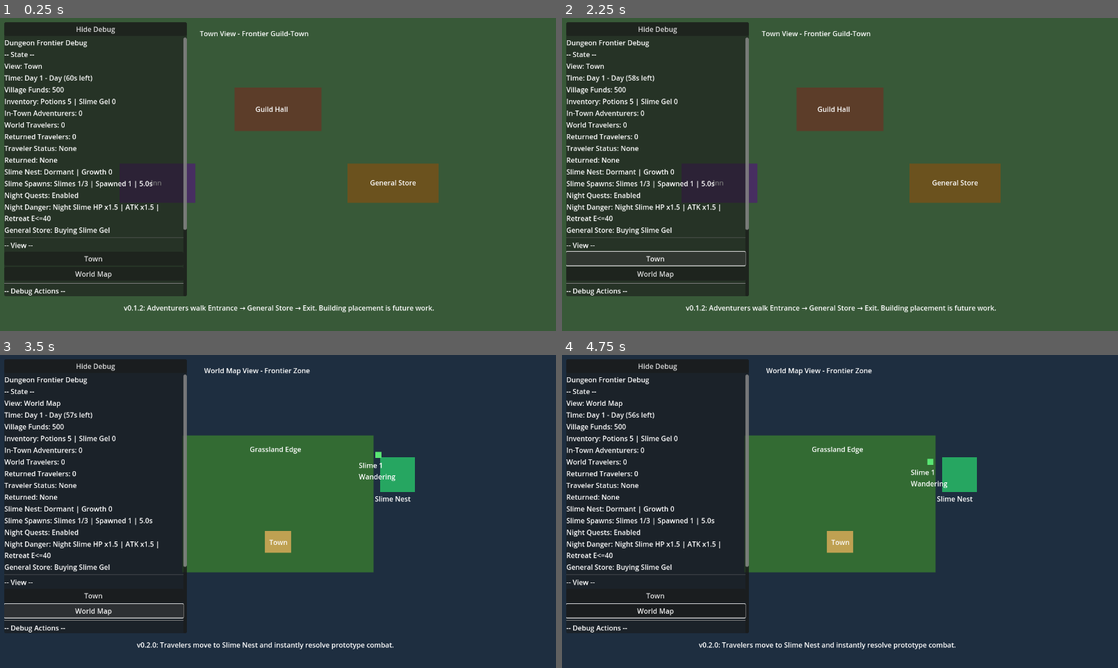
Above: before the commit, frames 1-4 (two rows, left to right).
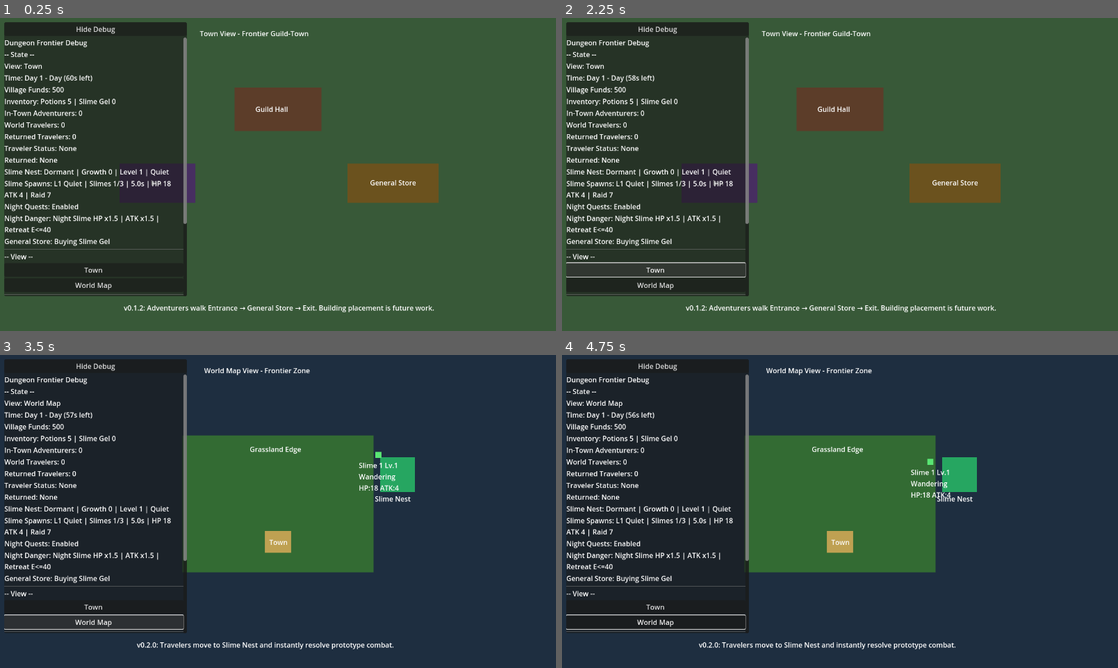
Above: after the commit, the same moments.

Repository: Caithis/AdventureVillage
Game: Godot game, scene res://scenes/main/Main.tscn
Two runs of this game, one before a commit and one after it. Both use one fixed random seed, a clock stepped at 60 frames per second and the inputs below.
Inputs:
- Up to frame 1 (0.25 s): no input
- Up to frame 2 (2.25 s): click "Hide Debug" at 0.5 s; click "Show Debug" at 1.25 s; click "Town" at 2 s
- Up to frame 3 (3.5 s): click "World Map" at 2.75 s
- Up to frame 4 (4.75 s): click "Spawn Adventurer" at 3.5 s; click "Add 25 Money" at 4.25 s

The runs differ from the first frame. In frame 1, 2.0% of the frame differs, in the area x 0-34%, y 48-89%; in frame 2, 2.5%; in frame 3, 2.6%, in the area x 0-72%, y 34-89%; in frame 4, 2.6%.

Commit message:
feat: add v0.3.4 slime nest growth pressure
Signed-off-by: Caithis <Bircameron20@gmail.com>

Diff:
--- a/godot_project/scripts/autoload/GameState.gd
+++ b/godot_project/scripts/autoload/GameState.gd
@@ -19,15 +19,26 @@
 const SLIME_GEL_SELL_VALUE := 5
 
 const SLIME_NEST_BASE_MAX_ACTIVE_SLIMES := 3
-const SLIME_NEST_HARD_MAX_ACTIVE_SLIMES := 6
+const SLIME_NEST_HARD_MAX_ACTIVE_SLIMES := 8
 const SLIME_NEST_BASE_SPAWN_INTERVAL := 5.0
-const SLIME_NEST_MIN_SPAWN_INTERVAL := 2.0
+const SLIME_NEST_MIN_SPAWN_INTERVAL := 1.6
 const SLIME_WANDER_RADIUS := 90.0
 const SLIME_WANDER_SPEED := 22.0
 const SLIME_AGGRO_SPEED := 36.0
 const SLIME_AGGRO_RADIUS := 95.0
 const SLIME_CONTACT_DISTANCE := 15.0
 const MAX_SLIMES_TARGETING_ONE_TRAVELER := 1
+
+const SLIME_HP_GROWTH_PER_LEVEL := 3
+const SLIME_ATTACK_GROWTH_PER_TWO_LEVELS := 1
+const SLIME_GEL_REWARD_GROWTH_PER_TWO_LEVELS := 1
+const SLIME_WANDER_RADIUS_GROWTH_PER_LEVEL := 12.0
+const SLIME_AGGRO_RADIUS_GROWTH_PER_LEVEL := 8.0
+const SLIME_WANDER_SPEED_GROWTH_PER_LEVEL := 1.5
+const SLIME_AGGRO_SPEED_GROWTH_PER_LEVEL := 2.0
+const RAID_PRESSURE_GROWTH_WEIGHT := 5
+const RAID_PRESSURE_ACTIVE_SLIME_WEIGHT := 3
+const RAID_PRESSURE_LEVEL_WEIGHT := 4
 const SLIME_DEFEAT_DISPLAY_SECONDS := 1.0
 
 const VISIBLE_COMBAT_CONTACT_DELAY := 0.85
@@ -256,18 +267,68 @@
 			count += 1
 	return count
 
+func get_slime_nest_level() -> int:
+	return maxi(1, 1 + floori(float(slime_nest_growth) / 2.0))
+
 func get_slime_nest_max_active_slimes() -> int:
-	return mini(SLIME_NEST_BASE_MAX_ACTIVE_SLIMES + slime_nest_growth, SLIME_NEST_HARD_MAX_ACTIVE_SLIMES)
+	var level: int = get_slime_nest_level()
+	var growth_bonus: int = floori(float(slime_nest_growth) / 3.0)
+	return mini(SLIME_NEST_HARD_MAX_ACTIVE_SLIMES, maxi(3, SLIME_NEST_BASE_MAX_ACTIVE_SLIMES + level - 1 + growth_bonus))
 
 func get_slime_spawn_interval() -> float:
-	return maxf(SLIME_NEST_MIN_SPAWN_INTERVAL, SLIME_NEST_BASE_SPAWN_INTERVAL - float(slime_nest_growth) * 0.4)
+	var level: int = get_slime_nest_level()
+	var growth_pressure: float = float(slime_nest_growth) * 0.35
+	var level_pressure: float = float(level - 1) * 0.25
+	return maxf(SLIME_NEST_MIN_SPAWN_INTERVAL, SLIME_NEST_BASE_SPAWN_INTERVAL - growth_pressure - level_pressure)
+
+func get_current_slime_max_hp() -> int:
+	return SLIME_MAX_HP + (get_slime_nest_level() - 1) * SLIME_HP_GROWTH_PER_LEVEL
+
+func get_current_slime_attack() -> int:
+	return SLIME_ATTACK + floori(float(get_slime_nest_level() - 1) / 2.0) * SLIME_ATTACK_GROWTH_PER_TWO_LEVELS
+
+func get_current_slime_gel_reward() -> int:
+	return SLIME_GEL_REWARD + floori(float(get_slime_nest_level() - 1) / 2.0) * SLIME_GEL_REWARD_GROWTH_PER_TWO_LEVELS
+
+func get_current_slime_wander_radius() -> float:
+	return SLIME_WANDER_RADIUS + float(get_slime_nest_level() - 1) * SLIME_WANDER_RADIUS_GROWTH_PER_LEVEL
+
+func get_current_slime_aggro_radius() -> float:
+	return SLIME_AGGRO_RADIUS + float(get_slime_nest_level() - 1) * SLIME_AGGRO_RADIUS_GROWTH_PER_LEVEL
+
+func get_current_slime_wander_speed() -> float:
+	return SLIME_WANDER_SPEED + float(get_slime_nest_level() - 1) * SLIME_WANDER_SPEED_GROWTH_PER_LEVEL
+
+func get_current_slime_aggro_speed() -> float:
+	return SLIME_AGGRO_SPEED + float(get_slime_nest_level() - 1) * SLIME_AGGRO_SPEED_GROWTH_PER_LEVEL
+
+func get_raid_pressure_score() -> int:
+	return slime_nest_growth * RAID_PRESSURE_GROWTH_WEIGHT + get_world_slime_count() * RAID_PRESSURE_ACTIVE_SLIME_WEIGHT + get_slime_nest_level() * RAID_PRESSURE_LEVEL_WEIGHT
+
+func get_raid_pressure_state() -> String:
+	var pressure: int = get_raid_pressure_score()
+
+	if pressure < 20:
+		return "Quiet"
+
+	if pressure < 40:
+		return "Watch"
+
+	if pressure < 65:
+		return "High"
+
+	return "Raid Risk"
 
 func get_slime_spawn_summary() -> String:
-	return "Slimes %d/%d | Spawned %d | %.1fs" % [
+	return "L%d %s | Slimes %d/%d | %.1fs | HP %d ATK %d | Raid %d" % [
+		get_slime_nest_level(),
+		get_raid_pressure_state(),
 		get_world_slime_count(),
 		get_slime_nest_max_active_slimes(),
-		maxi(next_world_slime_id - 1, 0),
-		get_slime_spawn_interval()
+		get_slime_spawn_interval(),
+		get_current_slime_max_hp(),
+		get_current_slime_attack(),
+		get_raid_pressure_score()
 	]
 
 func claim_unclaimed_returned_travelers() -> Array[Dictionary]:
@@ -402,7 +463,7 @@
 					changed = true
 				else:
 					var traveler_position: Vector2 = traveler.get("world_position", TOWN_WORLD_POSITION)
-					var moved_aggro: bool = _move_slime_toward_position(slime, traveler_position, SLIME_AGGRO_SPEED, delta)
+					var moved_aggro: bool = _move_slime_toward_position(slime, traveler_position, get_current_slime_aggro_speed(), delta)
 					changed = moved_aggro or changed
 
 					if _slime_reached_position(slime, traveler_position, SLIME_CONTACT_DISTANCE):
@@ -422,6 +483,9 @@
 	var slime: Dictionary = {
 		"id": next_world_slime_id,
 		"display_name": "Slime %d" % next_world_slime_id,
+		"level": get_slime_nest_level(),
+		"max_hp": get_current_slime_max_hp(),
+		"attack": get_current_slime_attack(),
 		"status": "Wandering",
 		"world_position": spawn_position,
 		"target_position": _get_random_slime_wander_position(),
@@ -438,12 +502,12 @@
 
 func _get_random_slime_wander_position() -> Vector2:
 	var angle: float = randf_range(0.0, TAU)
-	var distance: float = randf_range(20.0, SLIME_WANDER_RADIUS)
+	var distance: float = randf_range(20.0, get_current_slime_wander_radius())
 	return SLIME_NEST_WORLD_POSITION + Vector2(cos(angle), sin(angle)) * distance
 
 func _move_slime_toward_wander_target(slime: Dictionary, delta: float) -> bool:
 	var target_position: Vector2 = slime.get("target_position", _get_random_slime_wander_position())
-	var moved: bool = _move_slime_toward_position(slime, target_position, SLIME_WANDER_SPEED, delta)
+	var moved: bool = _move_slime_toward_position(slime, target_position, get_current_slime_wander_speed(), delta)
 
 	if _slime_reached_position(slime, target_position, 5.0):
 		slime["target_position"] = _get_random_slime_wander_position()
@@ -465,7 +529,7 @@
 func _find_aggro_target_for_slime(slime: Dictionary) -> int:
 	var slime_position: Vector2 = slime.get("world_position", SLIME_NEST_WORLD_POSITION)
 	var best_traveler_id: int = -1
-	var best_distance: float = SLIME_AGGRO_RADIUS
+	var best_distance: float = get_current_slime_aggro_radius()
 
 	for traveler in world_travelers:
 		if not _can_slime_target_traveler(traveler):
@@ -804,19 +868,20 @@
 	var adventurer_speed: float = float(traveler.get("speed", 1.0))
 	var adventurer_meter: float = 0.0
 
-	var slime_starting_hp: int = SLIME_MAX_HP
+	var slime_starting_hp: int = get_current_slime_max_hp()
 	var slime_hp: int = slime_starting_hp
-	var slime_attack: int = SLIME_ATTACK
+	var slime_attack: int = get_current_slime_attack()
 	var slime_meter: float = 0.0
 	var night_combat: bool = _is_night()
 
 	if night_combat:
-		slime_hp = ceili(float(SLIME_MAX_HP) * NIGHT_SLIME_HP_MULTIPLIER)
+		slime_hp = ceili(float(get_current_slime_max_hp()) * NIGHT_SLIME_HP_MULTIPLIER)
 		slime_starting_hp = slime_hp
-		slime_attack = ceili(float(SLIME_ATTACK) * NIGHT_SLIME_ATTACK_MULTIPLIER)
+		slime_attack = ceili(float(get_current_slime_attack()) * NIGHT_SLIME_ATTACK_MULTIPLIER)
 		traveler["last_combat_log"] = "Night combat: Slime empowered."
 
 	var inventory: Dictionary = traveler.get("inventory", {})
+	var slime_gel_reward: int = get_current_slime_gel_reward()
 	var potion_used: bool = false
 
 	var rounds: int = 0
@@ -863,7 +928,7 @@
 		source_note = " Defeated visible Slime."
 
 	if slime_hp <= 0:
-		inventory[SLIME_GEL_ID] = int(inventory.get(SLIME_GEL_ID, 0)) + SLIME_GEL_REWARD
+		inventory[SLIME_GEL_ID] = int(inventory.get(SLIME_GEL_ID, 0)) + slime_gel_reward
 		traveler["inventory"] = inventory
 		traveler["slime_kills_this_outing"] = int(traveler.get("slime_kills_this_outing", 0)) + 1
 		_mark_slime_defeated(slime_id)
@@ -871,7 +936,8 @@
 		if _should_traveler_return_after_victory(traveler):
 			traveler["status"] = "ReturningWithLoot"
 			traveler["target_position"] = TOWN_WORLD_POSITION
-			traveler["last_combat_log"] = "Won vs Slime. Returning with loot. Kills %d/%d.%s%s" % [
+			traveler["last_combat_log"] = "Won vs Slime. +%d Gel. Returning. Kills %d/%d.%s%s" % [
+				slime_gel_reward,
 				int(traveler.get("slime_kills_this_outing", 0)),
 				MAX_SLIME_KILLS_PER_OUTING,
 				night_note,
@@ -880,7 +946,8 @@
 		else:
 			traveler["status"] = "SeekingNextSlime"
 			traveler["target_position"] = SLIME_NEST_WORLD_POSITION
-			traveler["last_combat_log"] = "Won vs Slime. Hunting next. Kills %d/%d.%s%s" % [
+			traveler["last_combat_log"] = "Won vs Slime. +%d Gel. Hunting next. Kills %d/%d.%s%s" % [
+				slime_gel_reward,
 				int(traveler.get("slime_kills_this_outing", 0)),
 				MAX_SLIME_KILLS_PER_OUTING,
 				night_note,
@@ -961,12 +1028,15 @@
 	slime_nest_growth += amount
 
 	if slime_nest_growth <= 0:
+		slime_nest_growth = 0
 		slime_nest_status = "Dormant"
 	elif slime_nest_growth < 3:
 		slime_nest_status = "Growing"
 	elif slime_nest_growth < 6:
 		slime_nest_status = "Dangerous"
+	elif slime_nest_growth < 9:
+		slime_nest_status = "Raid Risk"
 	else:
-		slime_nest_status = "Raid Risk"
+		slime_nest_status = "Critical"
 
 	state_changed.emit()
--- a/godot_project/scripts/ui/DebugUI.gd
+++ b/godot_project/scripts/ui/DebugUI.gd
@@ -122,9 +122,11 @@
 	returned_traveler_label.text = "Returned Travelers: %d" % GameState.get_returned_traveler_count()
 	world_traveler_summary_label.text = "Traveler Status: " + GameState.get_world_traveler_summary()
 	returned_traveler_summary_label.text = "Returned: " + GameState.get_returned_traveler_summary()
-	threat_label.text = "Slime Nest: %s | Growth %d" % [
+	threat_label.text = "Slime Nest: %s | Growth %d | Level %d | %s" % [
 		GameState.slime_nest_status,
-		GameState.slime_nest_growth
+		GameState.slime_nest_growth,
+		GameState.get_slime_nest_level(),
+		GameState.get_raid_pressure_state()
 	]
 	slime_spawn_label.text = "Slime Spawns: " + GameState.get_slime_spawn_summary()
 	night_policy_label.text = "Night Quests: " + GameState.get_night_quest_policy_text()
--- a/godot_project/scripts/world_map/WorldMap.gd
+++ b/godot_project/scripts/world_map/WorldMap.gd
@@ -281,7 +281,10 @@
 	]
 
 func _build_slime_label(slime: Dictionary) -> String:
-	return "%s\n%s" % [
+	return "%s Lv.%d\n%s\nHP:%d ATK:%d" % [
 		str(slime.get("display_name", "Slime")),
-		str(slime.get("status", "Wandering"))
+		int(slime.get("level", 1)),
+		str(slime.get("status", "Wandering")),
+		int(slime.get("max_hp", GameState.get_current_slime_max_hp())),
+		int(slime.get("attack", GameState.get_current_slime_attack()))
 	]
Not shown, changed: README.md
Not shown, changed: docs/Changelog.md
Not shown, added: docs/DevelopmentStatus.md
Not shown, changed: docs/KnownIssues.md
Not shown, changed: docs/ProjectState.md
Not shown, added: docs/SlimeNestGrowthPressureNotes.md
Not shown, added: docs/TestChecklist_v0_3_4.md
